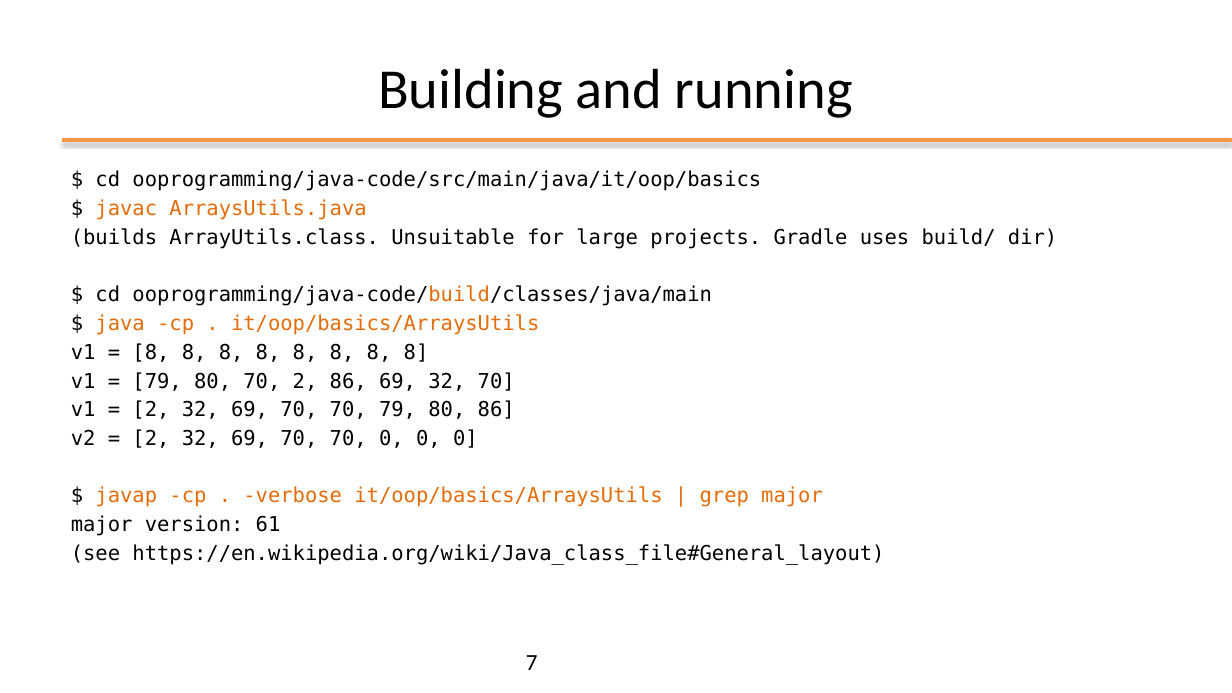
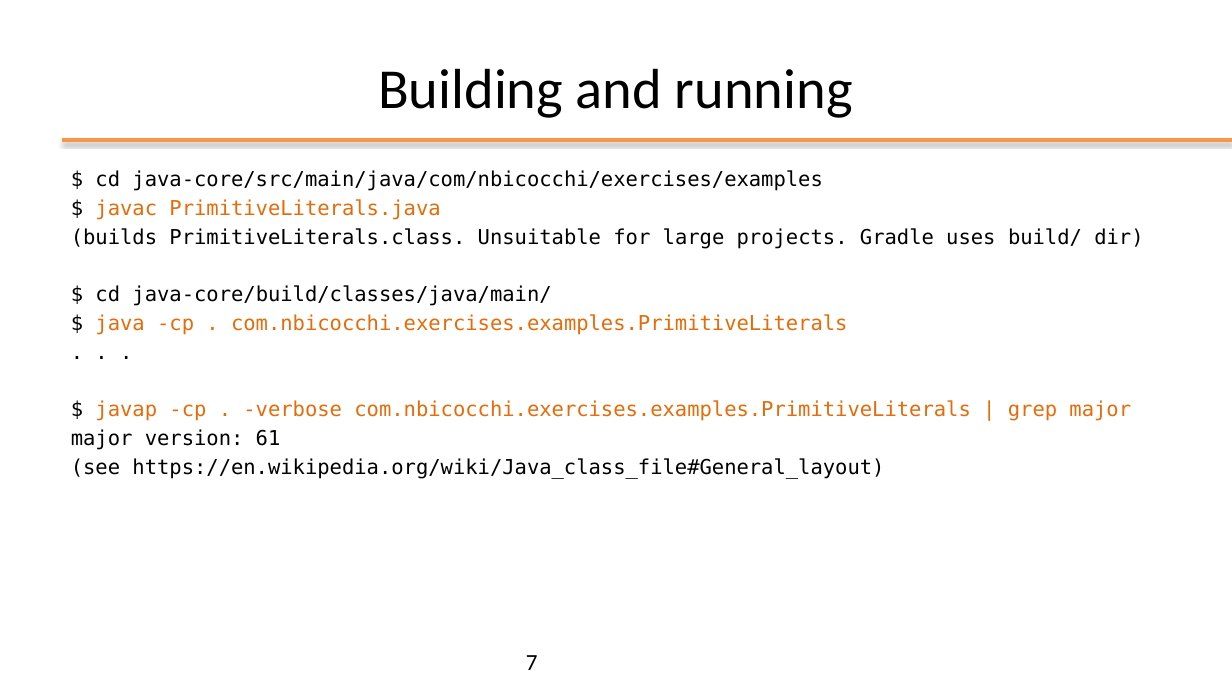
Before and after one commit to nbicocchi/learn-java-core, a slide deck: slide 7 of assets/slides/E2 - Java Basics.pptx. Drawn at 1232x693 pixels with LibreOffice and Linux fonts; fonts in the diff are those of the drawing; background and template pictures are left out. Boxes give left, top, right and bottom in pixels: in the first picture for what was removed or moved away, otherwise in the second. Text is boxed around its words. In the diff, an @@ line names an element or a change of style, - is before the commit and + after.

```diff
--- a/assets/slides/E2 - Java Basics.pptx
+++ b/assets/slides/E2 - Java Basics.pptx
@@ text at bbox=[71, 170, 1143, 421]: text changed @@
-$ cd ooprogramming/java-code/src/main/java/it/oop/basics
-$ javac ArraysUtils.java
-(builds ArrayUtils.class. Unsuitable for large projects. Gradle uses build/ dir)
-$ cd ooprogramming/java-code/build/classes/java/main
-$ java -cp . it/oop/basics/ArraysUtils
-v1 = [8, 8, 8, 8, 8, 8, 8, 8]
-v1 = [79, 80, 70, 2, 86, 69, 32, 70]
-v1 = [2, 32, 69, 70, 70, 79, 80, 86]
-v2 = [2, 32, 69, 70, 70, 0, 0, 0]
-$ javap -cp . -verbose it/oop/basics/ArraysUtils | grep major
+$ cd java-core/src/main/java/com/nbicocchi/exercises/examples
+$ javac PrimitiveLiterals.java
+(builds PrimitiveLiterals.class. Unsuitable for large projects. Gradle uses build/ dir)
+$ cd java-core/build/classes/java/main/
+$ java -cp . com.nbicocchi.exercises.examples.PrimitiveLiterals
+. . .
+$ javap -cp . -verbose com.nbicocchi.exercises.examples.PrimitiveLiterals | grep major
```
Also in this commit, not shown: 23 other slides changed, 4 slides added, 3 slides removed, 1 other file.
